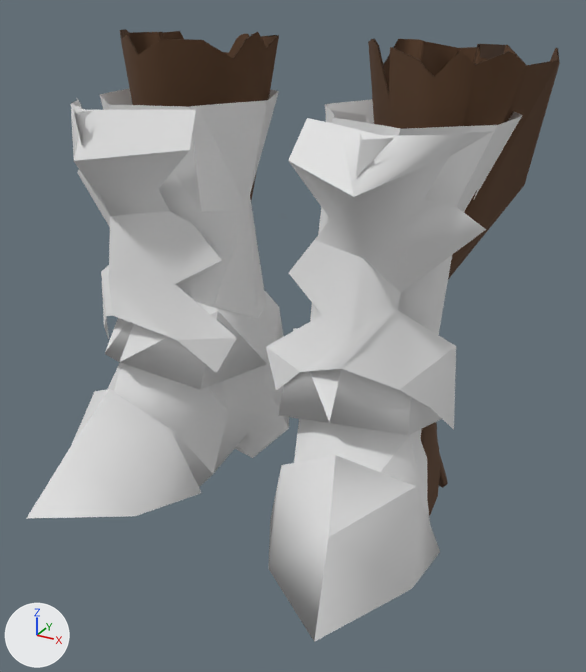
The glTF model godot-client/assets/actors/native/equipment/variants/human_male/legendary_sabatons_04.glb: old version first, new version second.
Before and after are seen from a 50 mm lens placed at (0.318, -0.56, 0.409), pointed at (0.026, -0.029, 0.144). The axes (+X, +Y, +Z) are drawn at lower left. The lights are the same throughout. The picture after the commit comes second. Vertices at exactly the same position are counted once.

In view in the first picture: 'Dragonbone Sabatons', 'GeneratedBootBacking', 'GeneratedBootBackingWithLegs'.
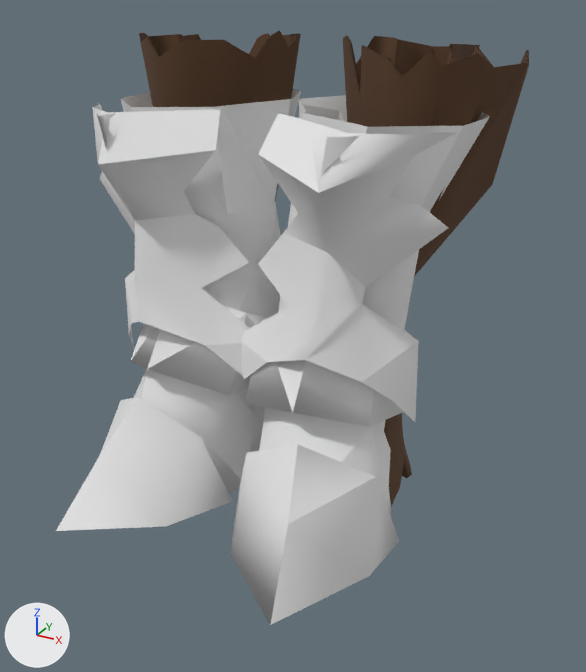
Location of each change, (x1, y1, x2, y2) in pixels of the pictures (586 x 672 px; the box of a moved part takes in the faces that stretch with it):
'Dragonbone Sabatons', reshaped (12% narrower)
    before: (27, 88, 522, 642)
    after: (56, 89, 490, 625)
'GeneratedBootBacking', reshaped (11% narrower)
    before: (120, 29, 560, 516)
    after: (139, 30, 529, 505)
'GeneratedBootBackingWithLegs', reshaped
    before: (421, 423, 443, 513)
    after: (384, 414, 407, 506)
part 1 of me_dragonbone_sabatons, moved or reshaped
    before: (100, 88, 289, 487)
    after: (121, 89, 301, 495)
part 2 of me_dragonbone_sabatons, moved or reshaped
    before: (294, 99, 522, 522)
    after: (245, 95, 490, 519)
part 3 of me_dragonbone_sabatons, moved or reshaped
    before: (268, 455, 440, 642)
    after: (231, 444, 399, 625)
part 4 of me_dragonbone_sabatons, moved or reshaped
    before: (105, 291, 284, 390)
    after: (130, 306, 268, 395)
part 5 of me_dragonbone_sabatons, moved or reshaped
    before: (71, 99, 237, 373)
    after: (93, 102, 249, 376)
part 6 of me_dragonbone_sabatons, moved or reshaped
    before: (278, 328, 442, 435)
    after: (245, 319, 414, 427)
part 7 of me_dragonbone_sabatons, moved or reshaped
    before: (74, 109, 92, 144)
    after: (97, 114, 115, 147)
part 8 of me_dragonbone_sabatons, moved or reshaped
    before: (266, 118, 494, 429)
    after: (241, 113, 458, 422)
part 9 of me_dragonbone_sabatons, moved or reshaped
    before: (356, 135, 394, 178)
    after: (321, 131, 359, 174)
part 10 of me_dragonbone_sabatons, moved or reshaped
    before: (27, 389, 202, 518)
    after: (56, 397, 233, 531)
part 11 of me_generatedbootbacking, moved or reshaped
    before: (120, 29, 279, 200)
    after: (139, 30, 301, 201)
part 12 of me_generatedbootbacking, moved or reshaped
    before: (368, 38, 560, 516)
    after: (343, 36, 529, 505)

What changed in the scene script:
```text
Change me_dragonbone_sabatons:
    remove me_dragonbone_sabatons.from_pydata(...)  # 251 vertices, 375 faces; spans x -0.176..0.179, y -0.195..0.108, z -0.004..0.32
    add me_dragonbone_sabatons.from_pydata(...)  # 251 vertices, 375 faces; spans x -0.152..0.154, y -0.195..0.108, z -0.006..0.322
    me_dragonbone_sabatons part 1: the loose piece of 62 vertices spanning x -0.172..-0.025, y -0.129..0.102, z -0.004..0.32 is turned -1.8 degrees about the y axis through its middle, then moved by (0.027, 0.0, 0.0)
    me_dragonbone_sabatons part 2: the loose piece of 62 vertices spanning x 0.026..0.174, y -0.131..0.108, z -0.004..0.32 is turned 1.9 degrees about the y axis through its middle, then moved by (-0.029, 0.0, 0.0)
    me_dragonbone_sabatons part 3: the loose piece of 10 vertices spanning x 0.035..0.172, y -0.195..-0.057, z 0.003..0.098 is turned 1.9 degrees about the y axis through its middle, then moved by (-0.032, 0.0, 0.0)
    me_dragonbone_sabatons part 4: the loose piece of 19 vertices spanning x -0.151..-0.019, y -0.101..0.091, z 0.085..0.181 is turned -1.8 degrees about the y axis through its middle, then moved by (0.028, 0.0, 0.001)
    me_dragonbone_sabatons part 5: the loose piece of 30 vertices spanning x -0.176..-0.015, y -0.112..-0.036, z 0.101..0.32 is turned -1.8 degrees about the y axis through its middle, then moved by (0.025, 0.0, 0.0)
    me_dragonbone_sabatons part 6: the loose piece of 19 vertices spanning x 0.02..0.152, y -0.105..0.086, z 0.084..0.179 is turned 1.9 degrees about the y axis through its middle, then moved by (-0.029, 0.0, 0.001)
    me_dragonbone_sabatons part 7: the loose piece of 6 vertices spanning x -0.128..-0.108, y -0.105..-0.089, z 0.296..0.32 is moved by (0.022, 0.0, 0.0)
    me_dragonbone_sabatons part 8: the loose piece of 29 vertices spanning x 0.015..0.179, y -0.111..-0.035, z 0.101..0.32 is turned 1.9 degrees about the y axis through its middle, then moved by (-0.027, 0.0, 0.0)
    me_dragonbone_sabatons part 9: the loose piece of 4 vertices spanning x 0.103..0.129, y -0.103..-0.081, z 0.296..0.32 is moved by (-0.023, 0.0, 0.0)
    me_dragonbone_sabatons part 10: the loose piece of 10 vertices spanning x -0.169..-0.036, y -0.19..-0.055, z 0.002..0.098 is turned -1.8 degrees about the y axis through its middle, then moved by (0.03, 0.0, 0.0)
Change me_generatedbootbacking:
    remove me_generatedbootbacking.from_pydata(...)  # 2136 vertices, 4428 faces; spans x -0.186..0.188, y -0.108..0.147, z -0.003..0.37
    add me_generatedbootbacking.from_pydata(...)  # 2136 vertices, 4428 faces; spans x -0.165..0.165, y -0.108..0.147, z -0.004..0.371
    me_generatedbootbacking part 11: the loose piece of 1048 vertices spanning x -0.186..-0.043, y -0.106..0.114, z -0.003..0.37 is turned -1.8 degrees about the y axis through its middle, then moved by (0.026, 0.0, 0.0)
    me_generatedbootbacking part 12: the loose piece of 1088 vertices spanning x 0.048..0.188, y -0.108..0.147, z -0.003..0.369 is turned 1.9 degrees about the y axis through its middle, then moved by (-0.028, 0.0, 0.0)
Change me_generatedbootbackingwithlegs:
    remove me_generatedbootbackingwithlegs.from_pydata(...)  # 2156 vertices, 4468 faces; spans x -0.148..0.15, y -0.108..0.079, z -0.003..0.19
    add me_generatedbootbackingwithlegs.from_pydata(...)  # 2156 vertices, 4468 faces; spans x -0.116..0.117, y -0.108..0.079, z -0.004..0.191
    me_generatedbootbackingwithlegs part 13: the loose piece of 1092 vertices spanning x 0.069..0.15, y -0.108..0.076, z -0.003..0.19 is turned 1.9 degrees about the y axis through its middle, then moved by (-0.031, 0.0, 0.0)
    other edits to the shape of me_generatedbootbackingwithlegs do not show in these pictures
```
